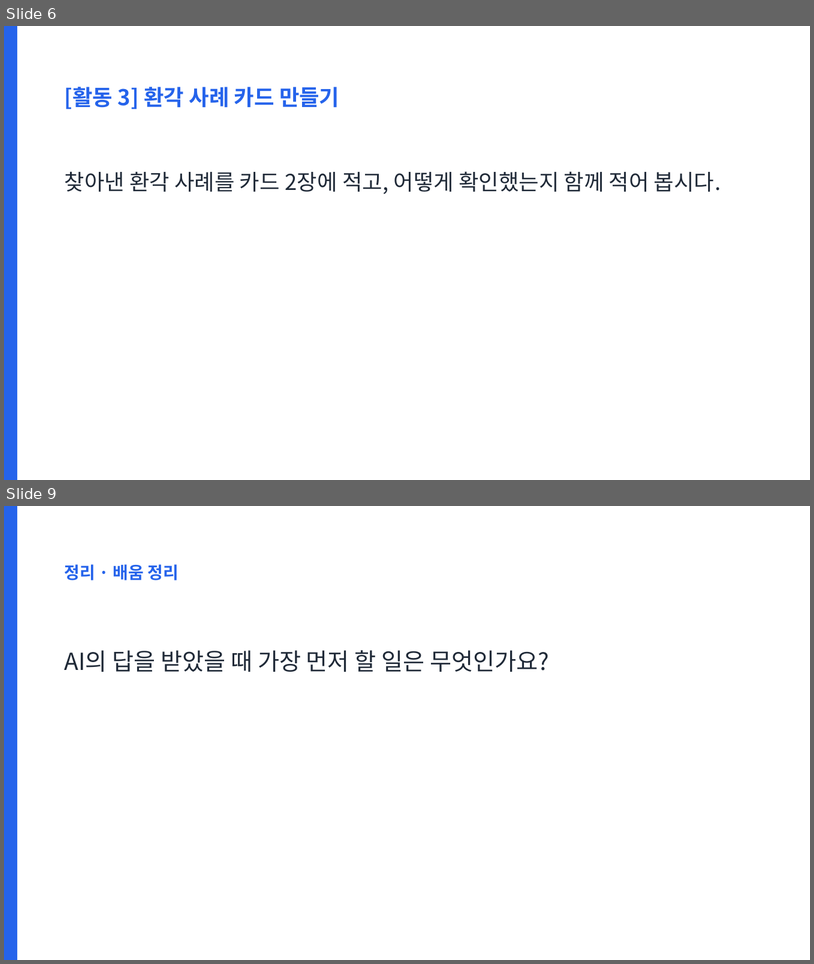
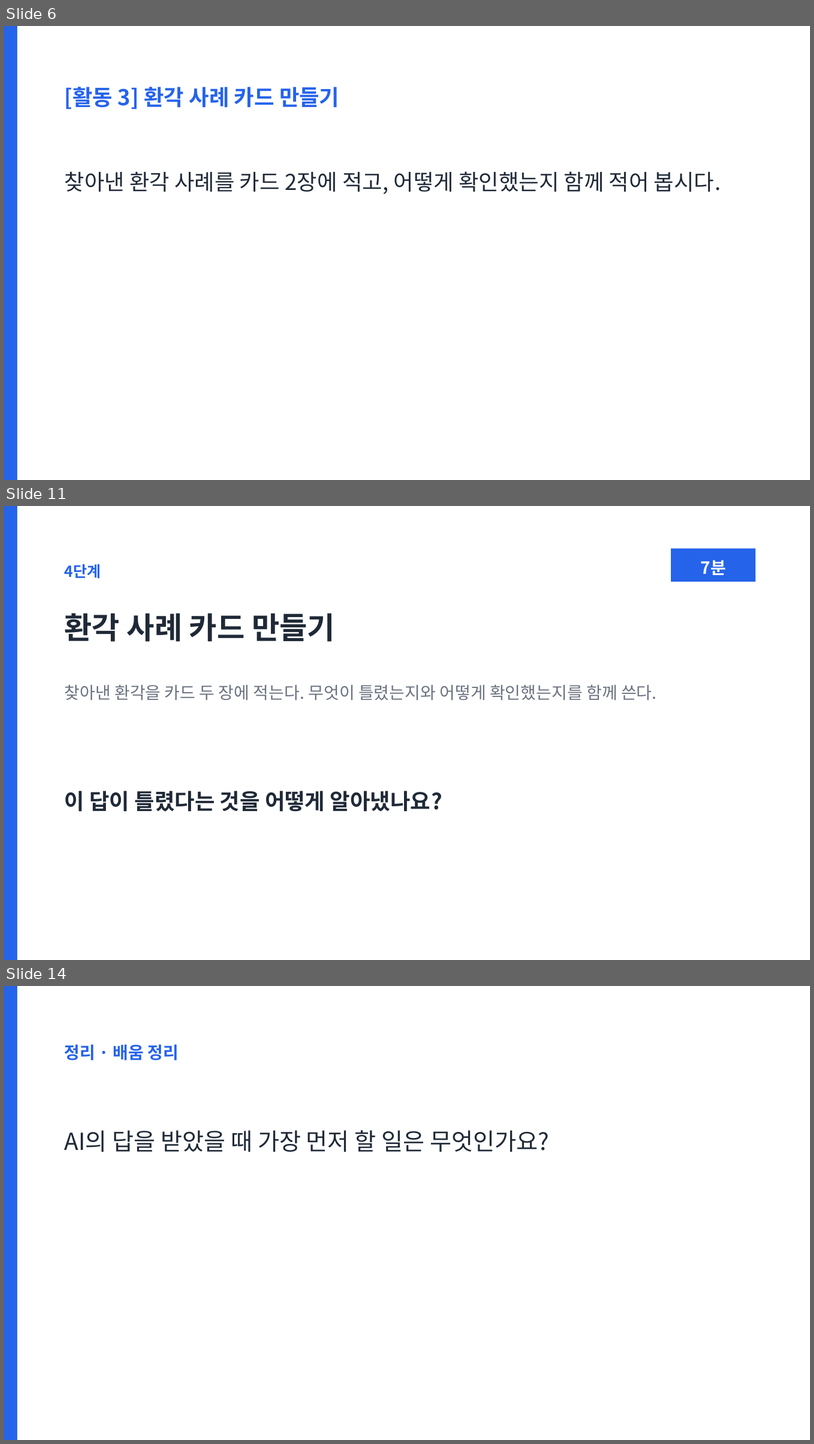
Before and after one commit to legoschool/ai-for-good, a slide deck: out/ppt/WISE_L02_수업.pptx. Shown one above the other, each under a label of ours: slides 6 and 9 before the commit, slides 6, 11 and 14 after it; the slides between them are not shown. The pictures are 814x964 and 814x1444 pixels, drawn with LibreOffice and Linux fonts; fonts in the diff are those of the drawing. Boxes give left, top, right and bottom in pixels: in the first picture for what was removed or moved away, otherwise in the second. Text is boxed around its words. In the diff, an @@ line names an element or a change of style, - is before the commit and + after.

```diff
--- a/out/ppt/WISE_L02_수업.pptx
+++ b/out/ppt/WISE_L02_수업.pptx
@@ slide 11 added at (4,506,810,960), background #FFFFFF @@
@@ rectangle added at (4,506,17,960), fill #2563EB @@
@@ rectangle added at (671,549,756,582), fill #2563EB @@
@@ text added at (65,564,101,579), 18 pt, text #2563EB, bold @@
+4단계
@@ text added at (701,560,726,575), 20 pt, text #FFFFFF, bold @@
+7분
@@ text added at (65,613,335,642), 36 pt, text #1F2937, bold @@
+환각 사례 카드 만들기
@@ text added at (65,684,657,700), 20 pt, text #6B7280 @@
+찾아낸 환각을 카드 두 장에 적는다. 무엇이 틀렸는지와 어떻게 확인했는지를 함께 쓴다.
@@ text added at (65,790,443,811), 26 pt, text #1F2937, bold @@
+이 답이 틀렸다는 것을 어떻게 알아냈나요?
@@ what was slide 9 is now slide 14 @@
```
Also in this commit, not shown: 2 slides changed, 4 other slides added, 14 other files.
